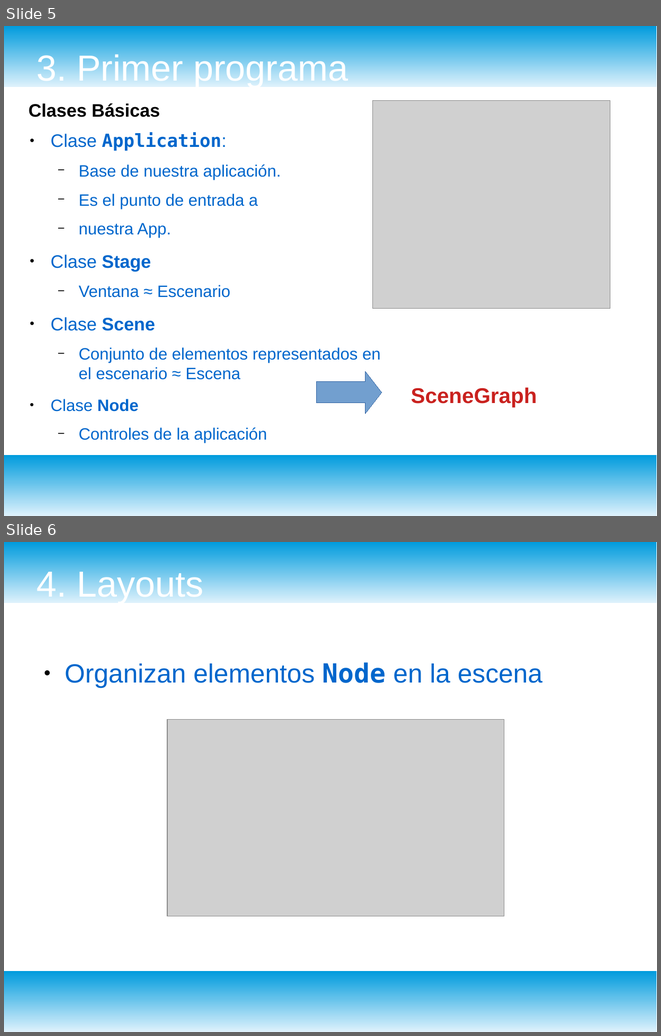
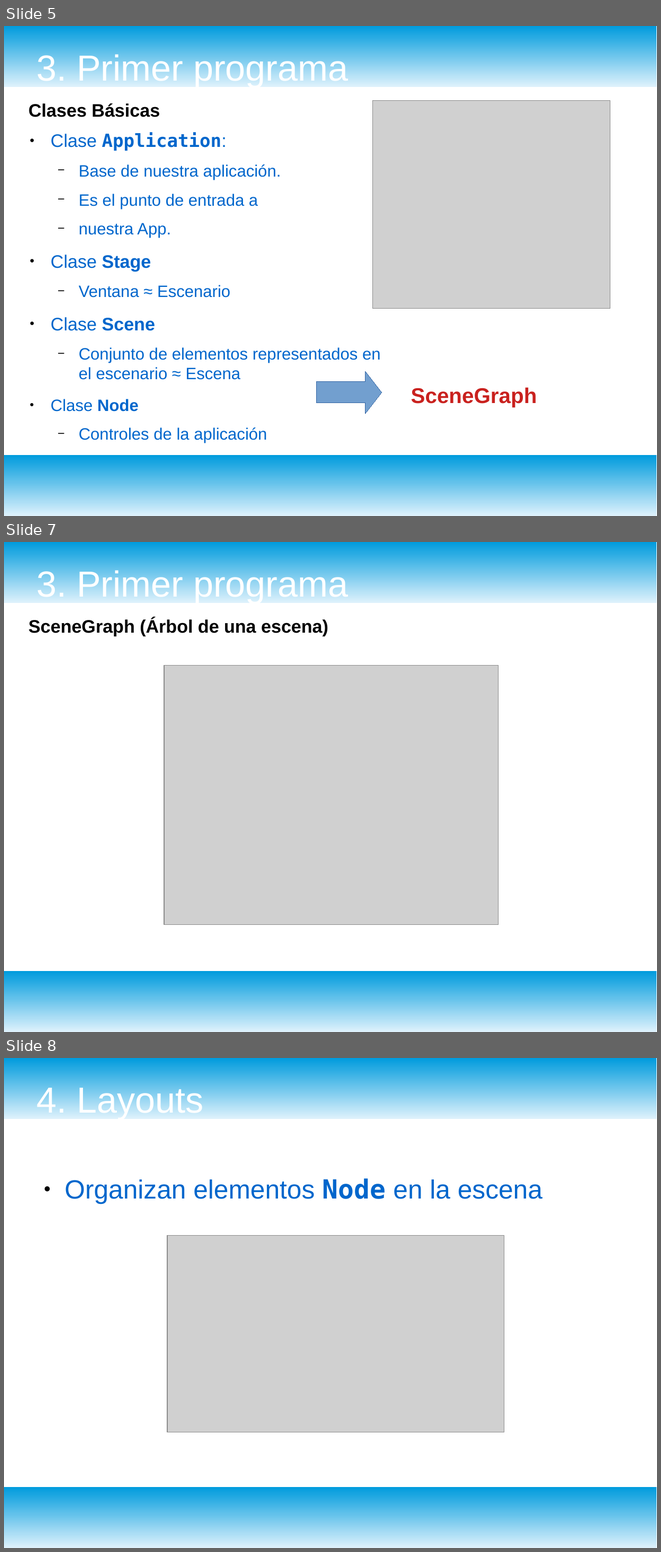
Before and after one commit to pes130/www, a slide deck: _site/cursos/javafx/javafx.odp. Shown one above the other, each under a label of ours: slides 5 and 6 before the commit, slides 5, 7 and 8 after it; the slides between them are not shown. The pictures are 661x1036 and 661x1552 pixels, drawn with LibreOffice and Linux fonts; fonts in the diff are those of the drawing; grey boxes stand for pictures; background and template pictures are left out. Boxes give left, top, right and bottom in pixels: in the first picture for what was removed or moved away, otherwise in the second. Text is boxed around its words. In the diff, an @@ line names an element or a change of style, - is before the commit and + after.

```diff
--- a/_site/cursos/javafx/javafx.odp
+++ b/_site/cursos/javafx/javafx.odp
@@ slide 7 added at (4, 542, 657, 1032), background #FFFFFF; not listed: 2 template elements that a slide beside it also shows @@
@@ title added at (37, 567, 348, 603), 44 pt, text #FFFFFF @@
+3. Primer programa
@@ text added at (28, 618, 328, 636), 22 pt, text #000000, bold @@
+SceneGraph (Árbol de una escena)
@@ picture added at (164, 665, 498, 925) @@
@@ what was slide 6 is now slide 8 @@
```
Also in this commit, not shown: 1 other slide added, 2 other files.
